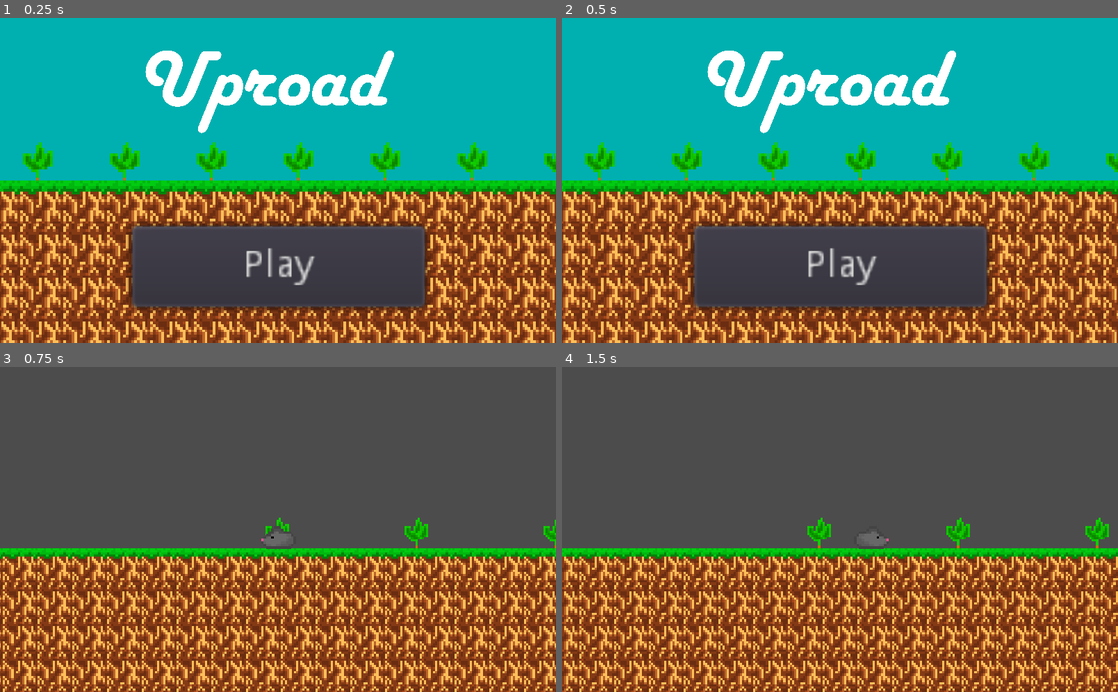
Above: before the commit, frames 1-4 (two rows, left to right).
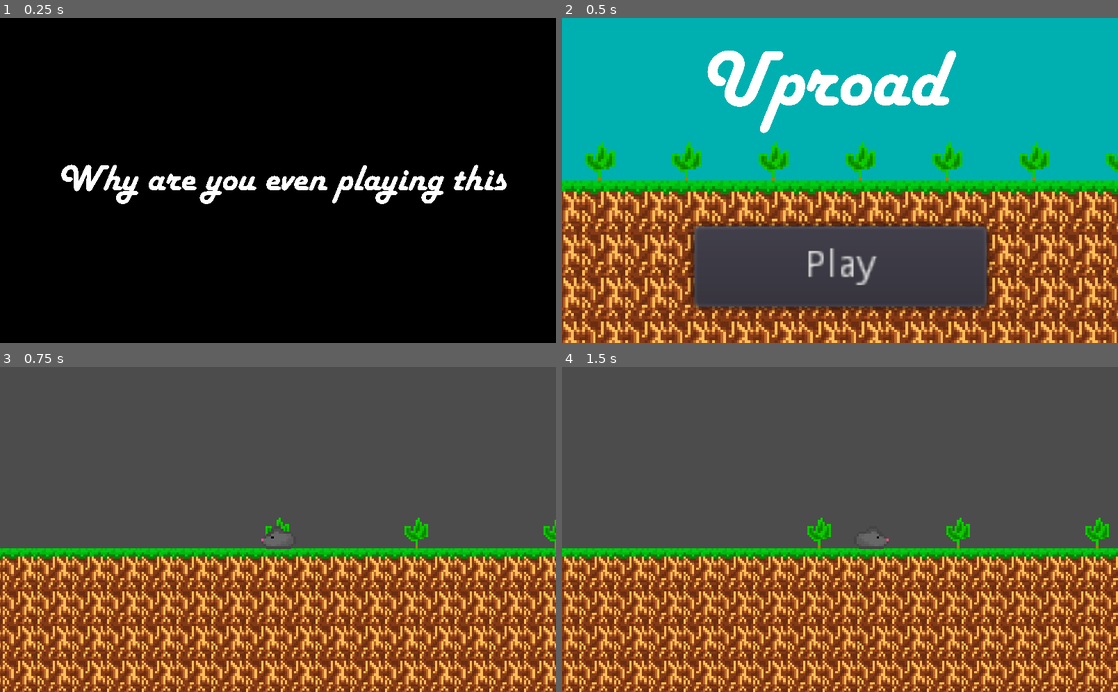
Above: after the commit, the same moments.

Repository: EndersteveGamer/GGJ-2023
Game: Godot game, scene res://Scene/Intro/Intro.tscn
The game is run twice, just before and just after one commit, with the same random seed, the same clock (stepped at 60 frames per second) and the same inputs. Before the commit the project starts from res://Scene/Main Menu.tscn.
Inputs:
- Up to frame 1 (0.25 s): no input
- Up to frame 2 (0.5 s): no input
- Up to frame 3 (0.75 s): click "Play" at 0.5 s
- Up to frame 4 (1.5 s): tap Enter at 1.25 s; hold Right (ui_right) from 1.28 s (still down)

The runs differ from the first frame. In frame 1, 100% of the frame differs, in the area x 0-100%, y 0-100%; in frame 2, nothing differs; in frame 3, nothing differs; in frame 4, nothing differs.

Commit message:
Added Intro screen with random text

Diff:
--- /dev/null
+++ b/The Other Godot Project/Scene/Intro/Intro.tscn
@@ -0,0 +1,33 @@
+[gd_scene load_steps=3 format=2]
+
+[ext_resource path="res://Fonts/HARLOWSI font.tres" type="DynamicFont" id=1]
+[ext_resource path="res://Script/Intro/IntroText.gd" type="Script" id=2]
+
+[node name="Node2D" type="Node2D"]
+
+[node name="Camera2D" type="Camera2D" parent="."]
+current = true
+
+[node name="ColorRect" type="ColorRect" parent="."]
+show_behind_parent = true
+margin_left = -561.0
+margin_top = -320.0
+margin_right = 549.0
+margin_bottom = 332.0
+color = Color( 0, 0, 0, 1 )
+
+[node name="Label" type="Label" parent="."]
+margin_left = -406.0
+margin_top = -43.0
+margin_right = 11235.0
+margin_bottom = 1221.0
+rect_scale = Vector2( 0.07, 0.07 )
+custom_fonts/font = ExtResource( 1 )
+text = "This is a test for the intro text"
+align = 1
+valign = 1
+script = ExtResource( 2 )
+displayTime = 0.5
+
+[node name="Timer" type="Timer" parent="Label"]
+one_shot = true
--- /dev/null
+++ b/The Other Godot Project/Script/Intro/IntroText.gd
@@ -0,0 +1,21 @@
+extends Label
+
+export(float, 0, 10, 0.1) var displayTime : float = 1
+
+var texts : Array = ["Why are you even playing this",
+			"This was made in 48 hours",
+			"Screaming goat"]
+var selectedText : String = ""
+
+func _ready():
+	randomize()
+	text = texts[randi() % texts.size()]
+	$Timer.connect("timeout", self, "switch_scene")
+	$Timer.start(displayTime)
+	pass
+
+func _process(delta):
+	pass
+
+func switch_scene():
+	get_tree().change_scene("res://Scene/Main Menu.tscn")
--- a/The Other Godot Project/project.godot
+++ b/The Other Godot Project/project.godot
@@ -11,7 +11,7 @@
 [application]
 
 config/name="Uproad"
-run/main_scene="res://Scene/Main Menu.tscn"
+run/main_scene="res://Scene/Intro/Intro.tscn"
 config/icon="res://icon.png"
 
 [display]
